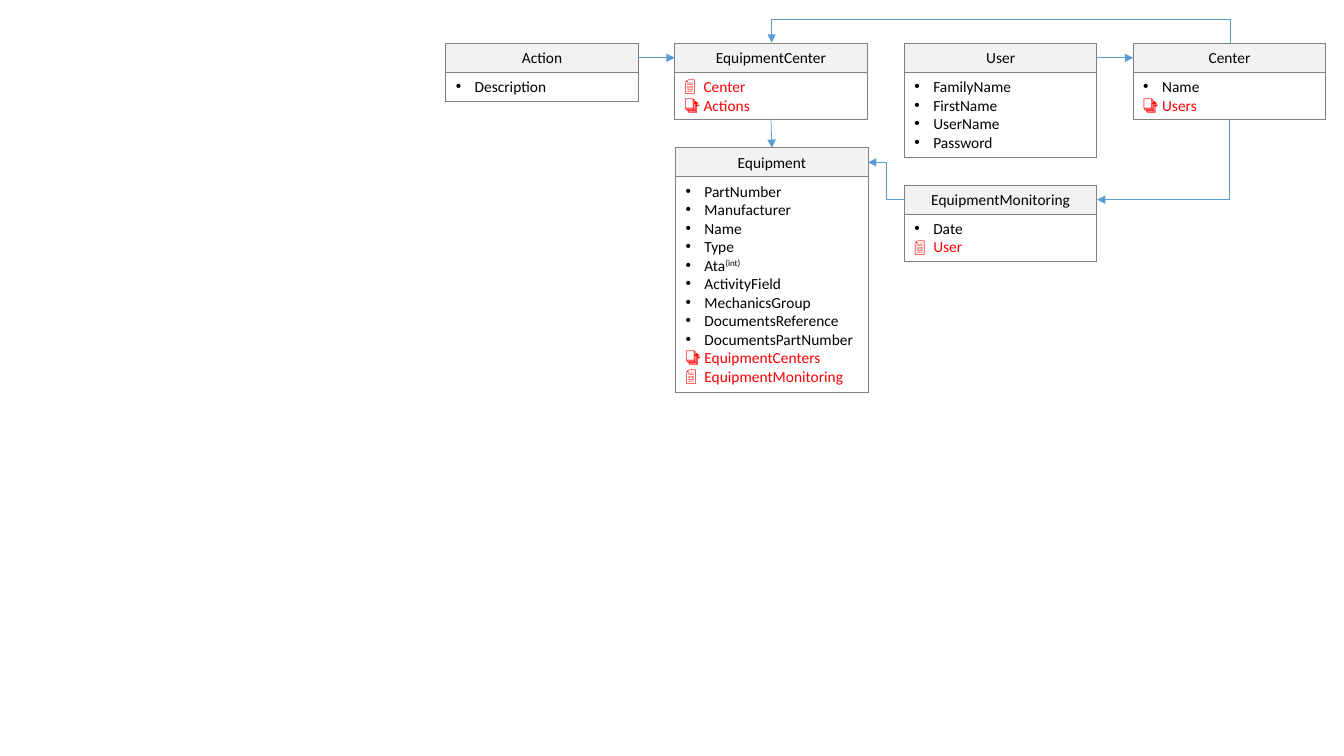
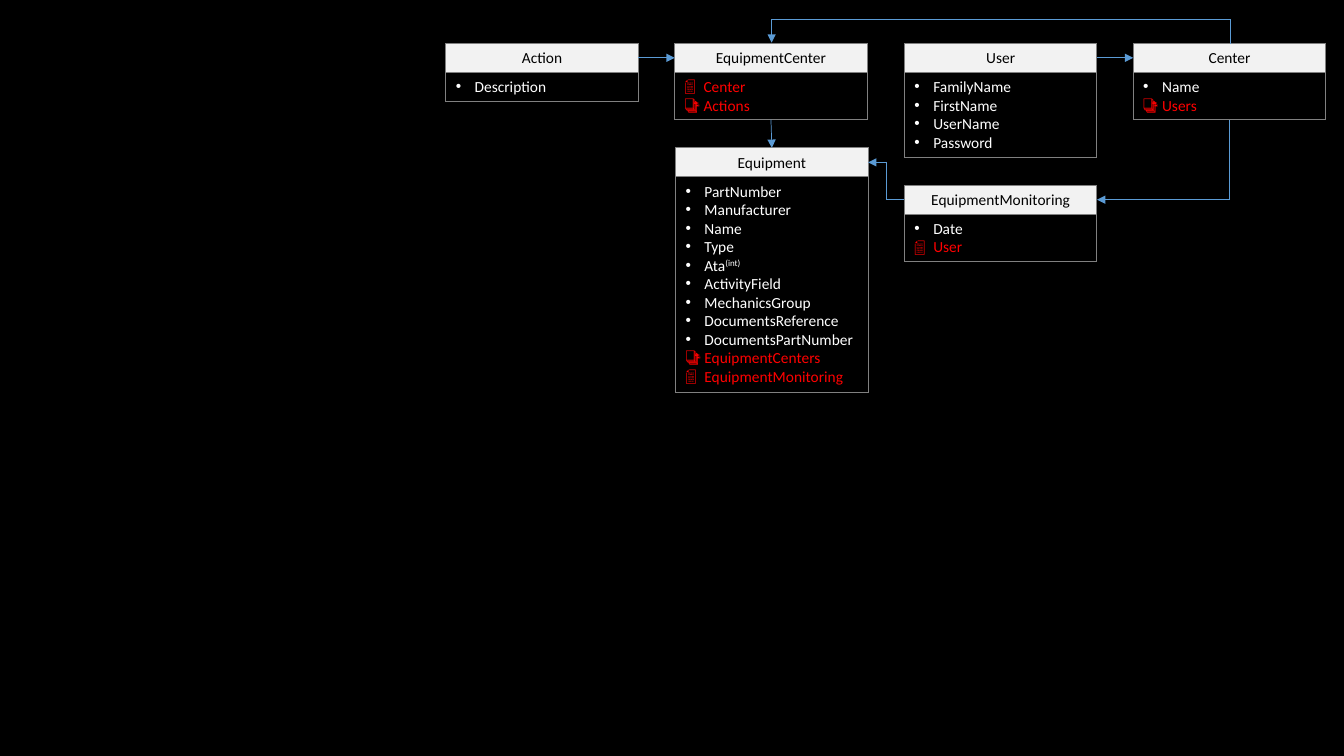
Before and after one commit to Arsaphes/CapaNavDoc, a slide deck: slide 1 of Database.pptx. Drawn at 1344x756 pixels with LibreOffice and Linux fonts; fonts in the diff are those of the drawing. Boxes give left, top, right and bottom in pixels: in the first picture for what was removed or moved away, otherwise in the second. Text is boxed around its words. In the diff, an @@ line names an element or a change of style, - is before the commit and + after.

```diff
--- a/Database.pptx
+++ b/Database.pptx
@@ background #FFFFFF to #000000 @@
@@ rectangle "Description" at [446, 73, 638, 102]: text colour #000000 to #FFFFFF @@
@@ rectangle "FamilyName" at [904, 73, 1097, 157]: text colour #000000 to #FFFFFF @@
@@ text in rectangle at [1162, 82, 1199, 92]: text colour #000000 to #FFFFFF in "Name" @@
@@ text in rectangle at [704, 186, 852, 345]: text colour #000000 to #FFFFFF in "PartNumber", "Manufacturer", "Name", "Type" and 5 more places @@
@@ text in rectangle at [933, 224, 962, 234]: text colour #000000 to #FFFFFF in "Date" @@
```
Also in this commit, not shown: 9 other files.
